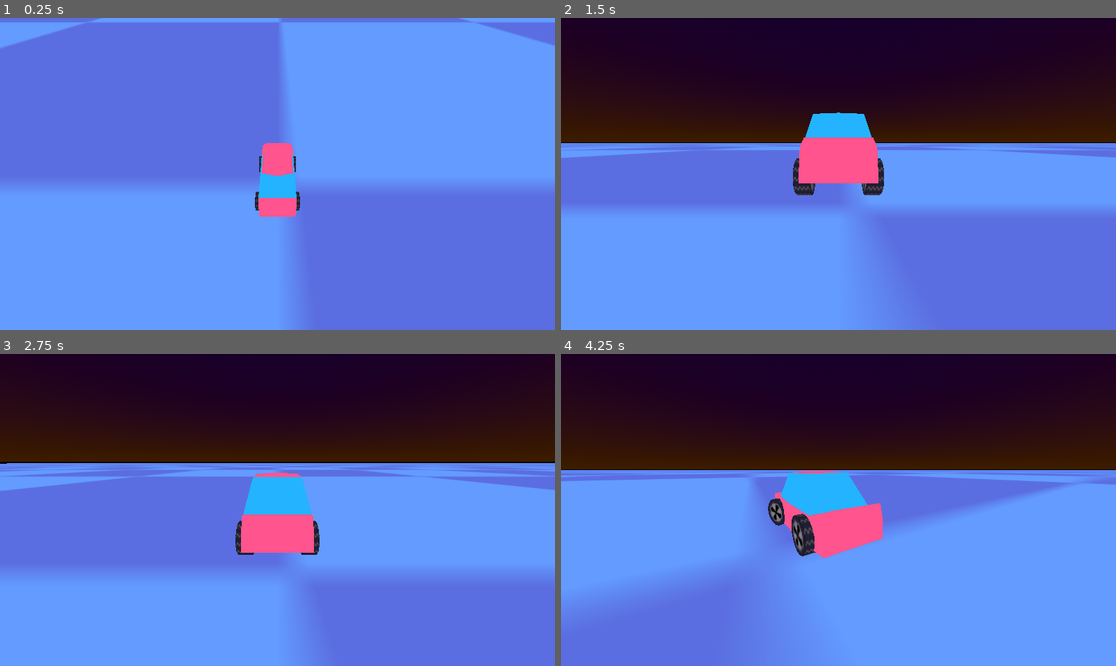
Above: before the commit, frames 1-4 (two rows, left to right).
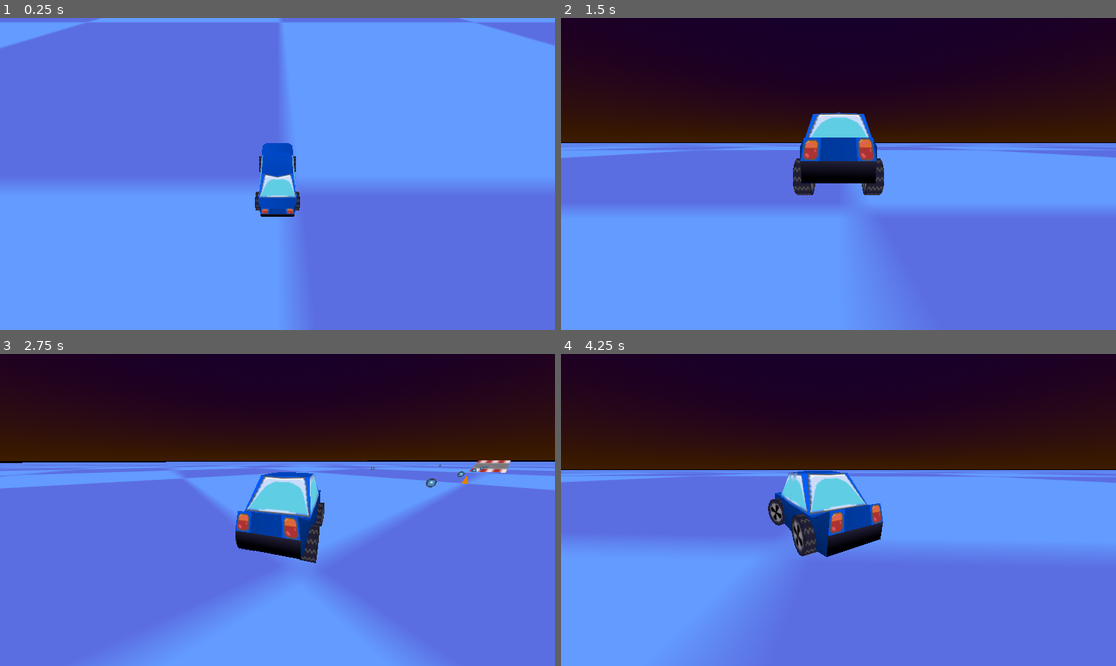
Above: after the commit, the same moments.

Repository: davidalpha/stormthecastle
Game: Godot game, scene res://world.tscn
Same seed, same stepped clock (60 frames per second), same inputs: the game is played once before the commit and once after it. The engine's default icon, where the game draws it, is replaced by a stand-in: a white triangle on a blue panel in a dark square.
Inputs:
- Up to frame 1 (0.25 s): no input
- Up to frame 2 (1.5 s): hold D (move_right) 0.53-1.28 s; hold Shift 0.53-1.28 s; hold Space (brake) from 1.28 s (still down); tap Shift at 1.35 s
- Up to frame 3 (2.75 s): release Space (brake) at 2.03 s; hold D (move_right) from 2.03 s (still down); hold Shift from 2.03 s (still down)
- Up to frame 4 (4.25 s): release D (move_right) at 2.78 s; release Shift at 2.78 s; hold W (move_forward) 2.78-3.53 s; tap Shift at 2.85 s; hold A (move_left) from 3.53 s (still down); hold Shift from 3.53 s (still down)

The runs differ from the first frame. In frame 1, 1.5% of the frame differs, in the area x 46-54%, y 40-64%; in frame 2, 2.9%; in frame 3, 30%; in frame 4, 43%, in the area x 0-100%, y 37-100%.

Commit message:
added car skin (quick)

Diff:
--- a/car.gd
+++ b/car.gd
@@ -11,6 +11,7 @@
 @export var drift_speed_threshold: float = 8.0  # Min speed to drift
 @export var steering_speed_scale: float = 0.5   # How much speed reduces steering (0 = no reduction)
 @export var max_tilt_angle: float = 0.7  # Max roll/pitch in radians (~40 degrees)
+@export var air_control: float = 1.5  # Air rotation strength (fraction of ground control)
 
 # Suspension
 @export var wheel_radius: float = 0.3
@@ -72,6 +73,14 @@
 	if not grounded:
 		is_drifting = false
 		drift_smoke_effect.emitting = false
+		# Air control: yaw only (left/right)
+		var air_steer := 0.0
+		if Input.is_action_pressed("move_left"):
+			air_steer = 1.0
+		elif Input.is_action_pressed("move_right"):
+			air_steer = -1.0
+		angular_velocity.y = air_steer * air_control
+		_clamp_rotation()
 		return
 
 	var speed := linear_velocity.length()
Binary file added: blue_car.png
Not shown, added: blue_car.png.import
Binary file changed: rally_car_prototype_small.glb
Binary file added: rally_car_prototype_small_blue_car.png
Not shown, added: rally_car_prototype_small_blue_car.png.import
